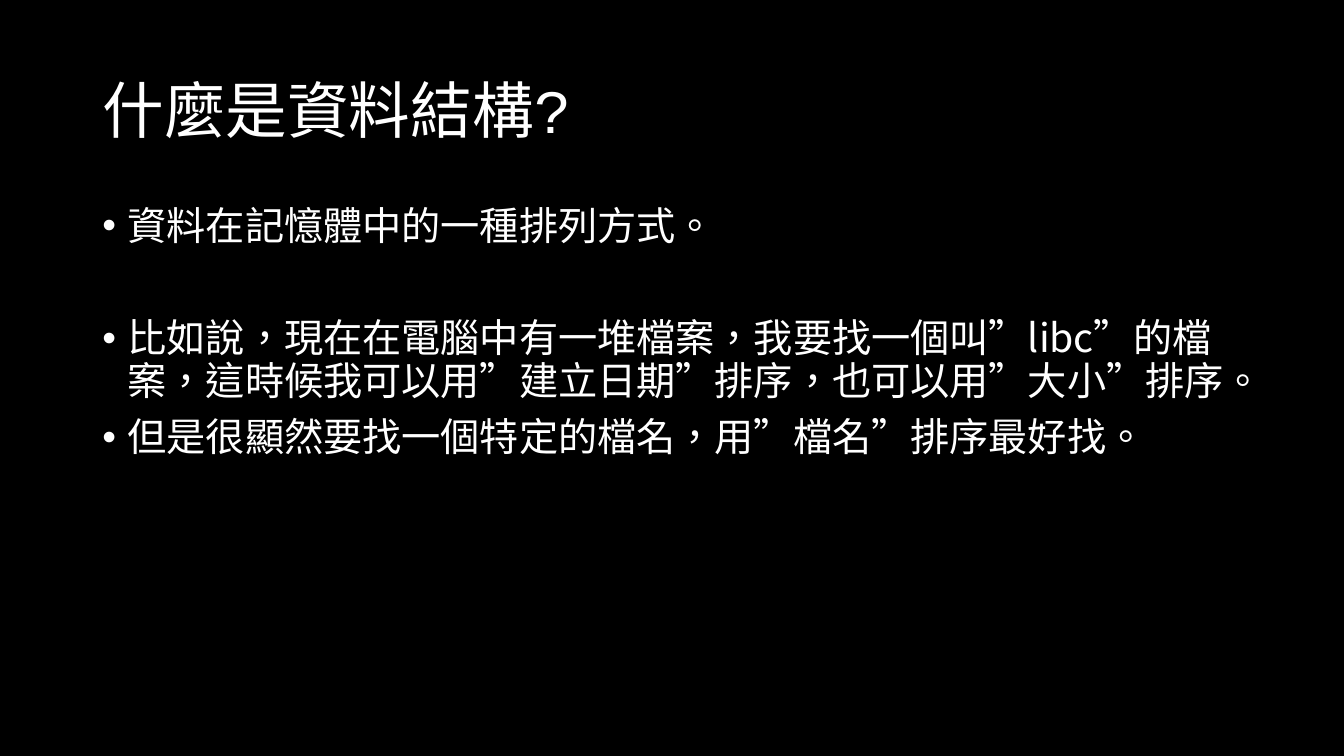
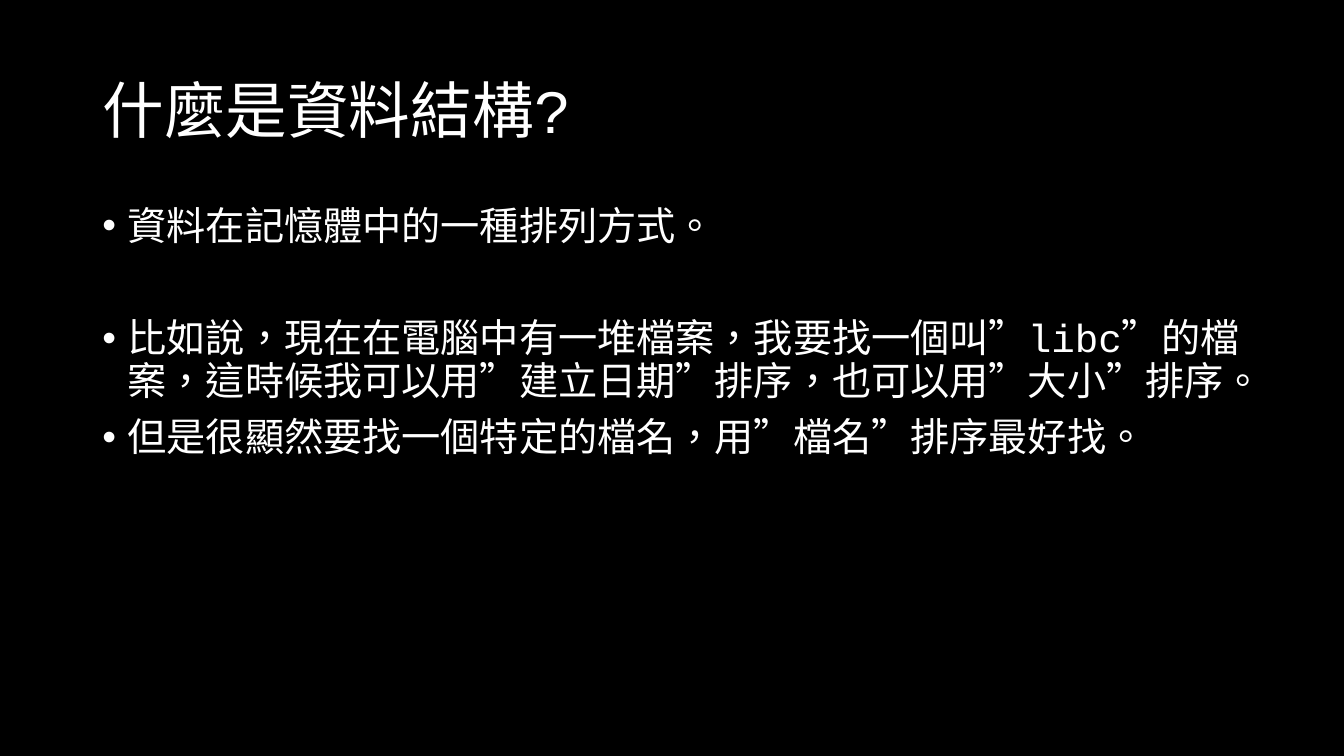
Before and after one commit to OEmiliatanO/those_c_prog_didnt_teach, a slide deck: slide 4 of Ch3/Ch3-data structure.pptx. Drawn at 1344x756 pixels with LibreOffice and Linux fonts; fonts in the diff are those of the drawing. Boxes give left, top, right and bottom in pixels: in the first picture for what was removed or moved away, otherwise in the second. Text is boxed around its words. In the diff, an @@ line names an element or a change of style, - is before the commit and + after.

```diff
--- a/Ch3/Ch3-data structure.pptx
+++ b/Ch3/Ch3-data structure.pptx
@@ text "資料在記憶體中的一種排列方式。" at [128,207,1263,455]: font Noto Sans CJK SC to Courier New @@
```
Also in this commit, not shown: 11 other slides changed, 4 slides added, 1 other file.
